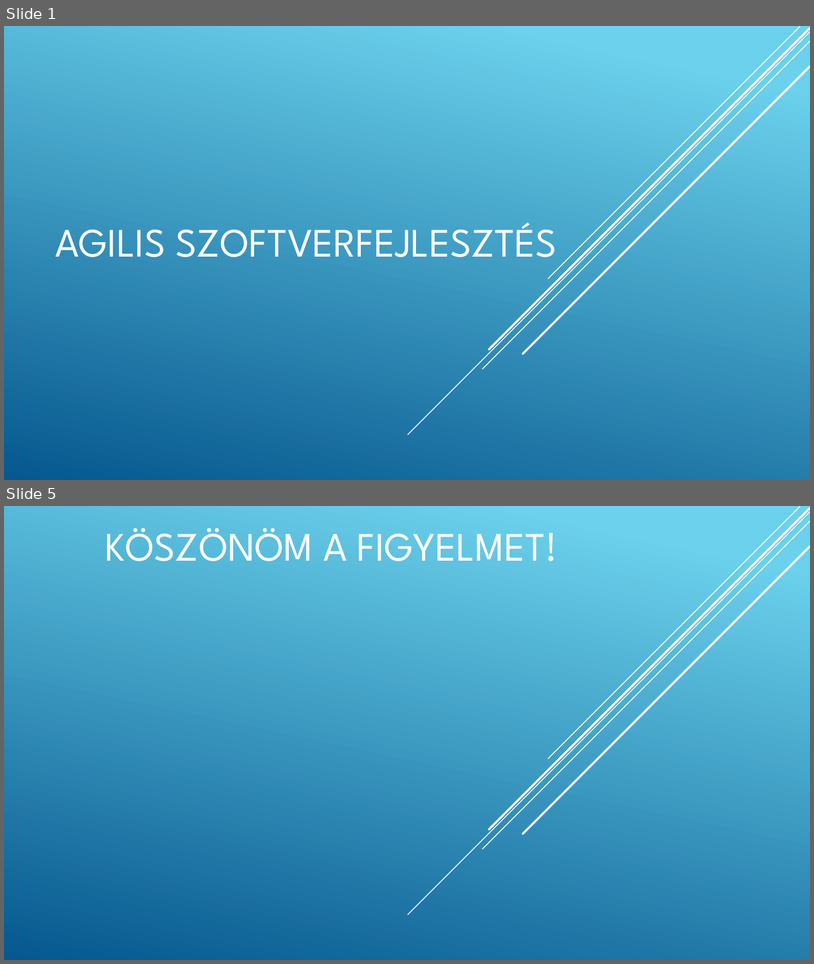
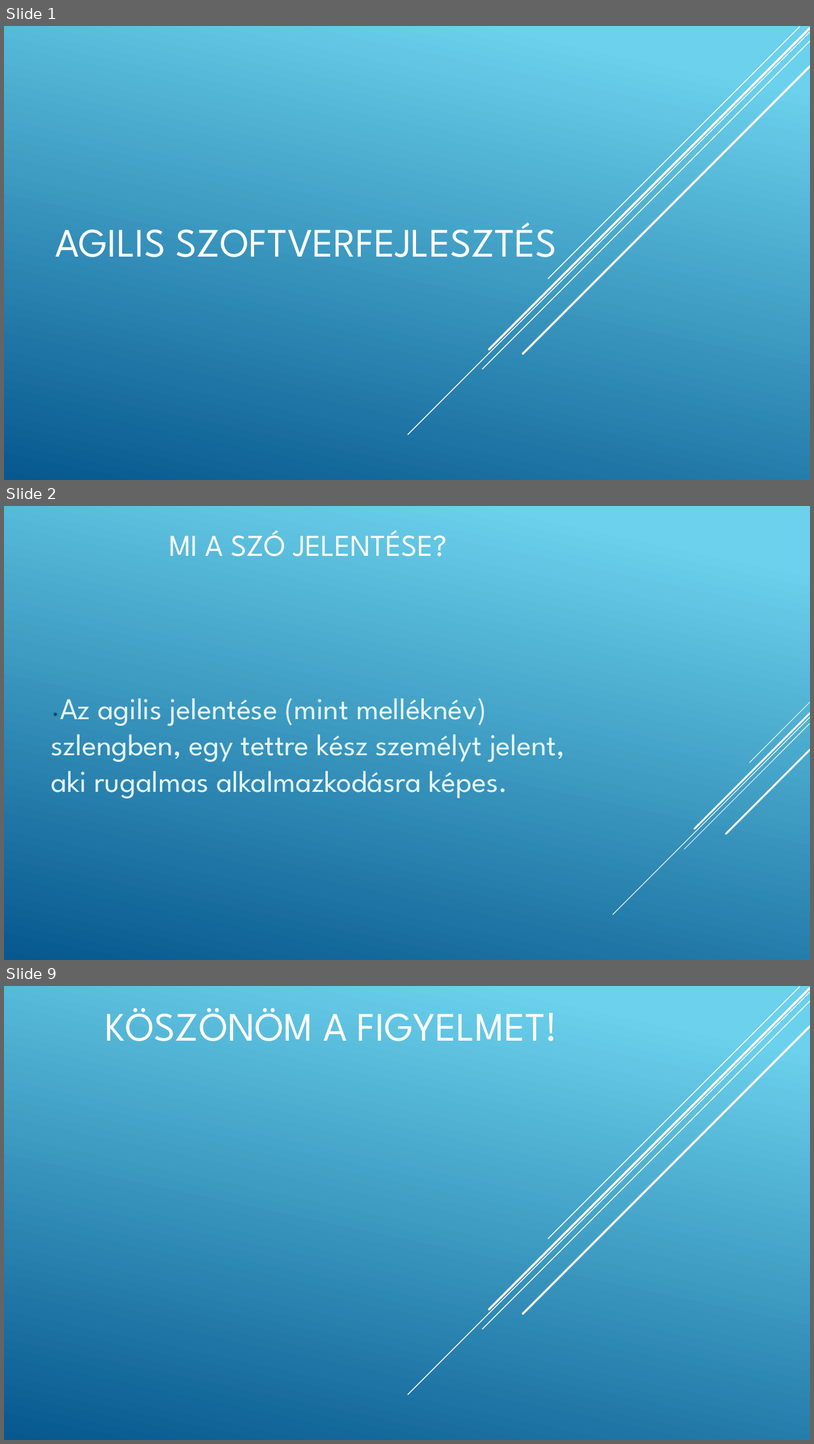
Before and after one commit to gutibalintka/iktppt, a slide deck: Agilis modell.pptx. Shown one above the other, each under a label of ours: slides 1 and 5 before the commit, slides 1, 2 and 9 after it; the slides between them are not shown. The pictures are 814x964 and 814x1444 pixels, drawn with LibreOffice and Linux fonts; fonts in the diff are those of the drawing. Boxes give left, top, right and bottom in pixels: in the first picture for what was removed or moved away, otherwise in the second. Text is boxed around its words. In the diff, an @@ line names an element or a change of style, - is before the commit and + after.

Commit message:
Add files via upload
agilis jelentése, előnyei, hátrányai

```diff
--- a/Agilis modell.pptx
+++ b/Agilis modell.pptx
@@ slide 2 added at [4, 506, 810, 960], background gradient #6ED2EB to #06588E @@
@@ title added at [169, 530, 447, 556], 36 pt, text #FFFFFF @@
+MI A SZÓ JELENTÉSE?
@@ text added at [51, 698, 565, 798], 36 pt, text #E4F8FD @@
+•Az agilis jelentése (mint melléknév) szlengben, egy tettre kész személyt jelent, aki rugalmas alkalmazkodásra képes.
@@ group added at [613, 702, 810, 915]: 5 lines @@
@@ what was slide 5 is now slide 9 @@
```
Also in this commit, not shown: 3 slides changed, 3 other slides added.
